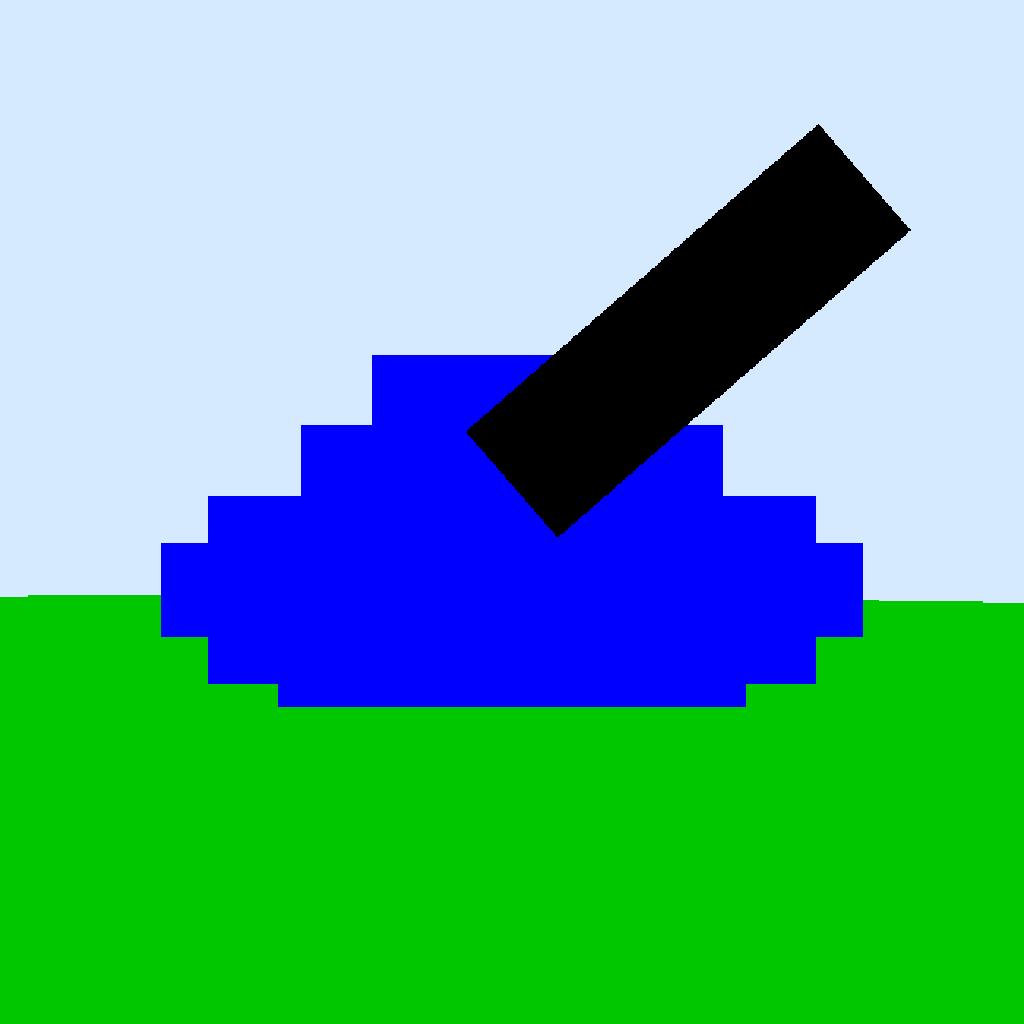
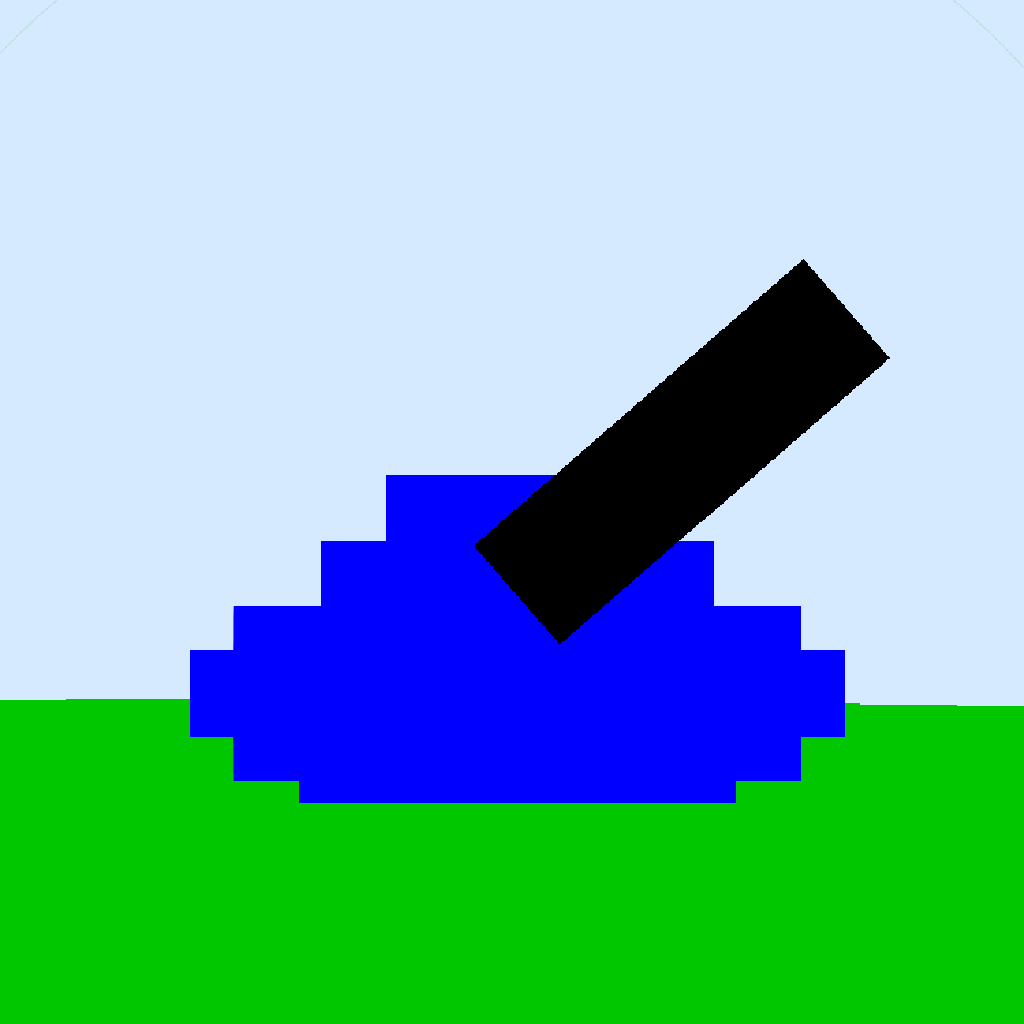
Comparing the layer stacks of the two 1024px x 1024px images. Changes:
painted on "Barrel" over [467, 124, 911, 644]
painted on "Body" over [161, 355, 863, 803]
painted on "Remove aliasing" over [145, 354, 867, 803]
painted on "Inner circle" over [0, 0, 1024, 803]
painted on "BG" over [0, 0, 1024, 68]
